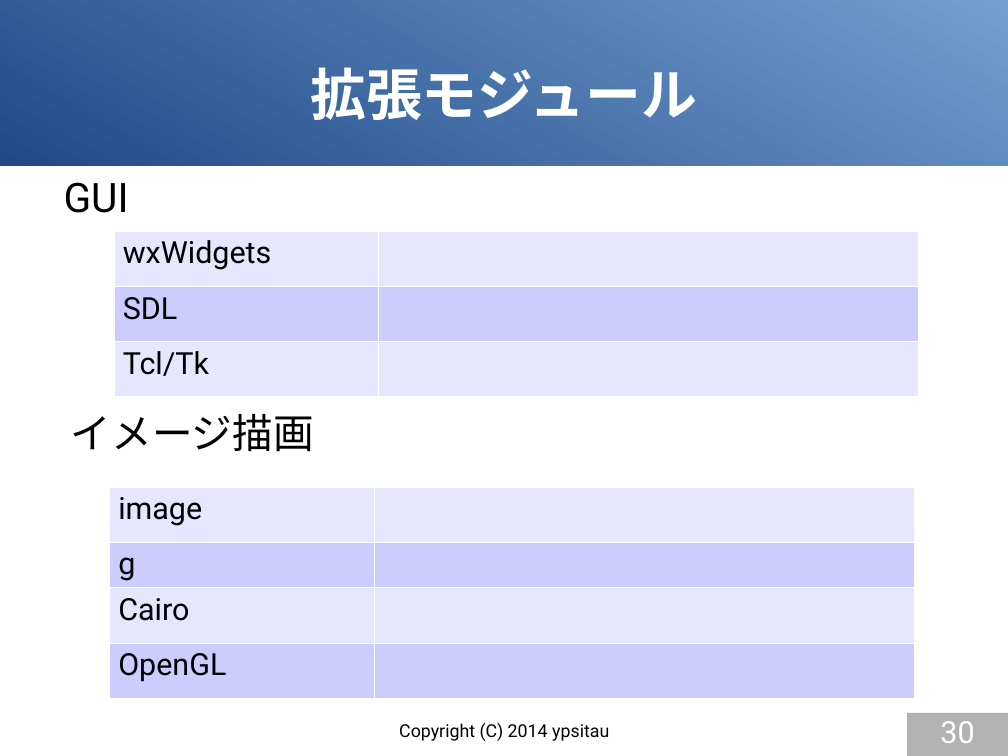
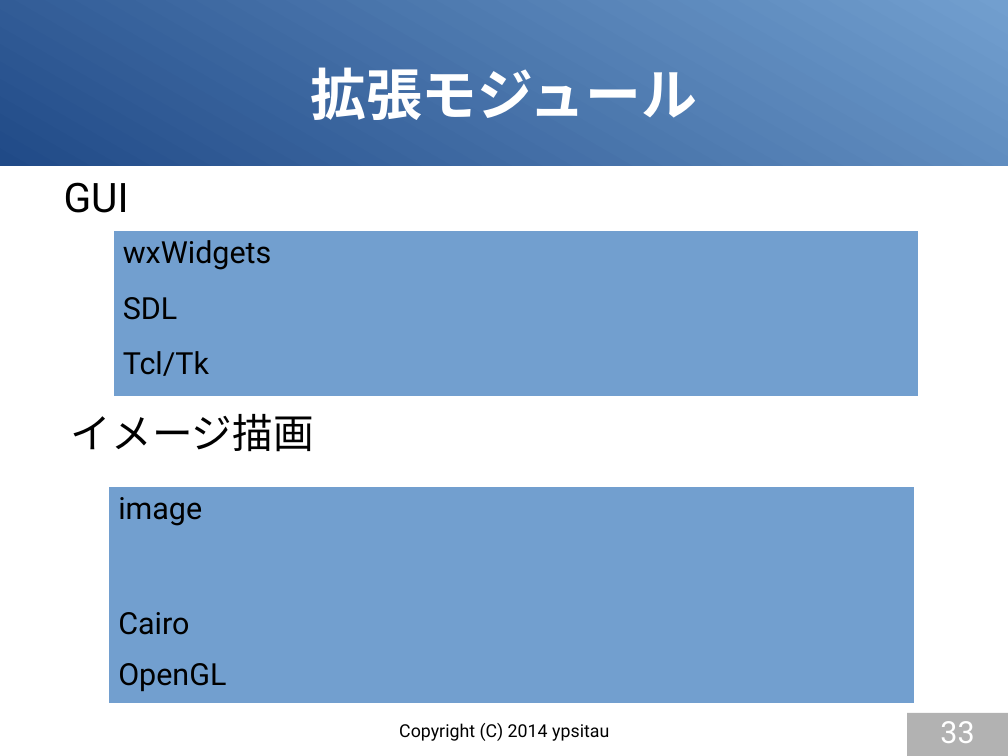
Before and after one commit to gura-lang/gura-doc, a slide deck: slide 33 of presentation/gura-introduction.odp (slide 30 before the commit). Drawn at 1008x756 pixels with LibreOffice and Linux fonts; fonts in the diff are those of the drawing. Boxes give left, top, right and bottom in pixels: in the first picture for what was removed or moved away, otherwise in the second. Text is boxed around its words. In the diff, an @@ line names an element or a change of style, - is before the commit and + after.

```diff
--- a/presentation/gura-introduction.odp
+++ b/presentation/gura-introduction.odp
@@ table at [113, 231, 918, 397] @@
@@ fill #E6E6FF to #729FCF in 4 cells @@
@@ fill #CCCCFF to #729FCF in row 2 @@
@@ borders changed @@
@@ table at [110, 487, 915, 695] @@
-row 2, column 1: g
+row 2, column 1: 
@@ fill #E6E6FF to #729FCF in 4 cells @@
@@ fill #CCCCFF to #729FCF in 4 cells @@
@@ borders changed @@
@@ page number at [940, 721, 974, 743]: text changed @@
-30
+33
```
Also in this commit, not shown: 9 other slides changed, 5 slides added.
